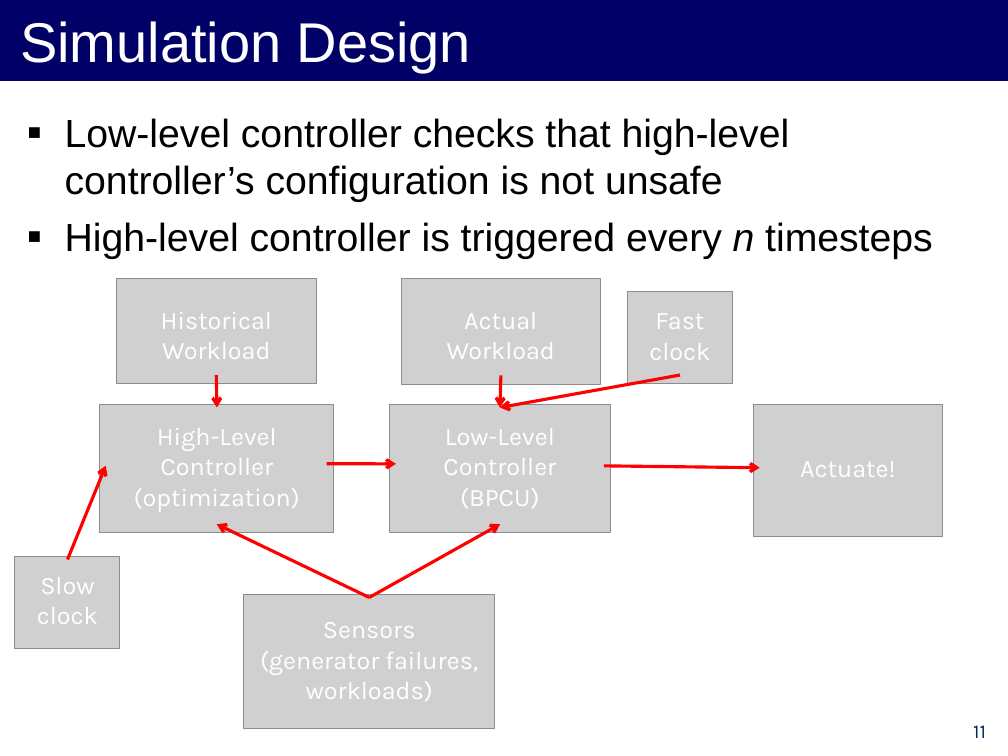
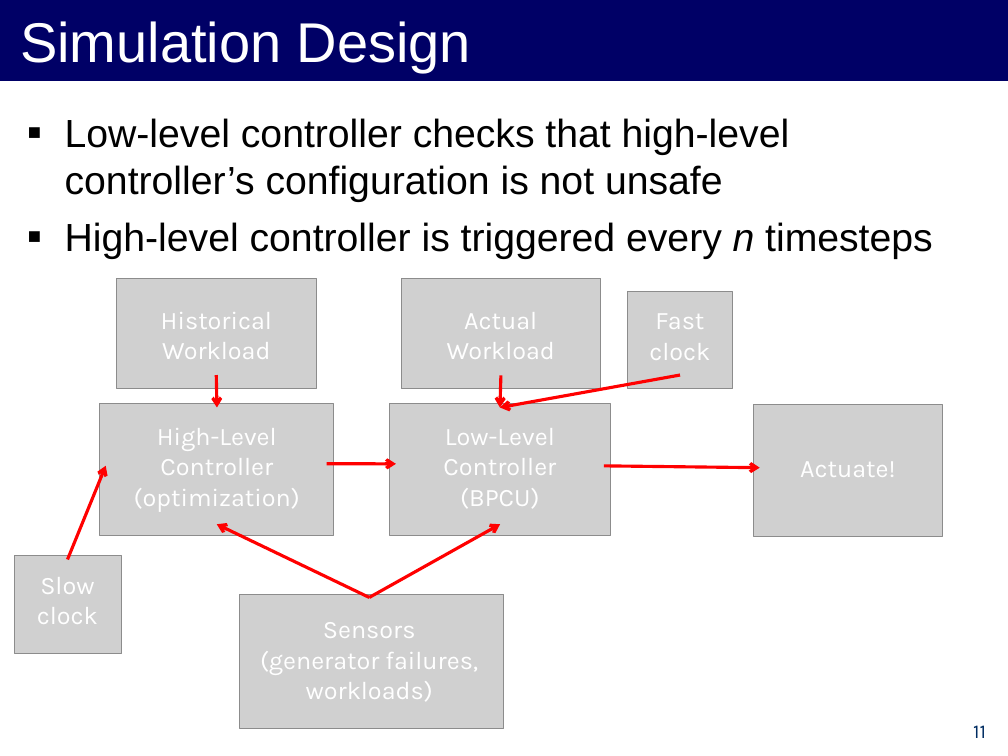
Before and after one commit to forresti/optimal_load_management, a slide deck: slide 11 of project/12-3-12_Presentation.ppt. Drawn at 1008x756 pixels with LibreOffice and Linux fonts; fonts in the diff are those of the drawing; grey boxes stand for pictures. Boxes give left, top, right and bottom in pixels: in the first picture for what was removed or moved away, otherwise in the second. Text is boxed around its words. In the diff, an @@ line names an element or a change of style, - is before the commit and + after.

```diff
--- a/project/12-3-12_Presentation.ppt
+++ b/project/12-3-12_Presentation.ppt
@@ picture: place and size @@
-picture at bbox=[116, 278, 317, 384]
+picture at bbox=[116, 278, 317, 388]
@@ picture: place and size @@
-picture at bbox=[401, 279, 601, 385]
+picture at bbox=[401, 278, 601, 389]
@@ picture: place and size @@
-picture at bbox=[628, 291, 733, 383]
+picture at bbox=[628, 291, 733, 389]
@@ picture: place and size @@
-picture at bbox=[100, 404, 335, 532]
+picture at bbox=[100, 404, 335, 536]
@@ picture: place and size @@
-picture at bbox=[390, 404, 611, 532]
+picture at bbox=[390, 404, 611, 536]
@@ picture: place and size @@
-picture at bbox=[15, 556, 120, 648]
+picture at bbox=[15, 555, 122, 653]
@@ picture: place and size @@
-picture at bbox=[244, 594, 495, 729]
+picture at bbox=[240, 594, 504, 729]
```
Also in this commit, not shown: 5 other slides changed.
